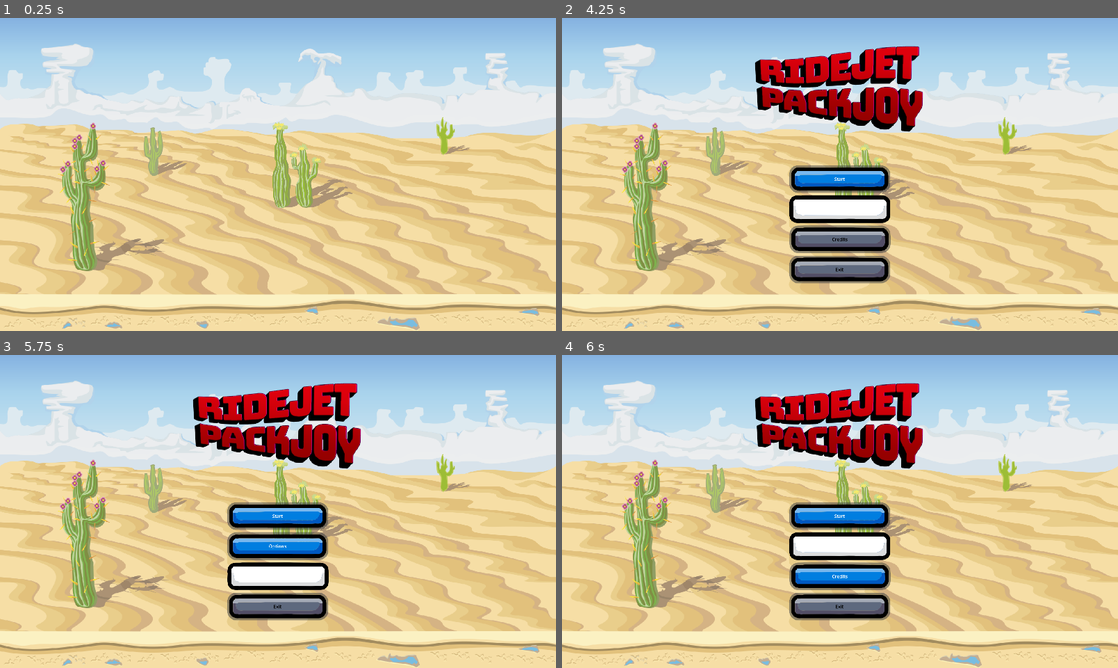
Above: before the commit, frames 1-4 (two rows, left to right).
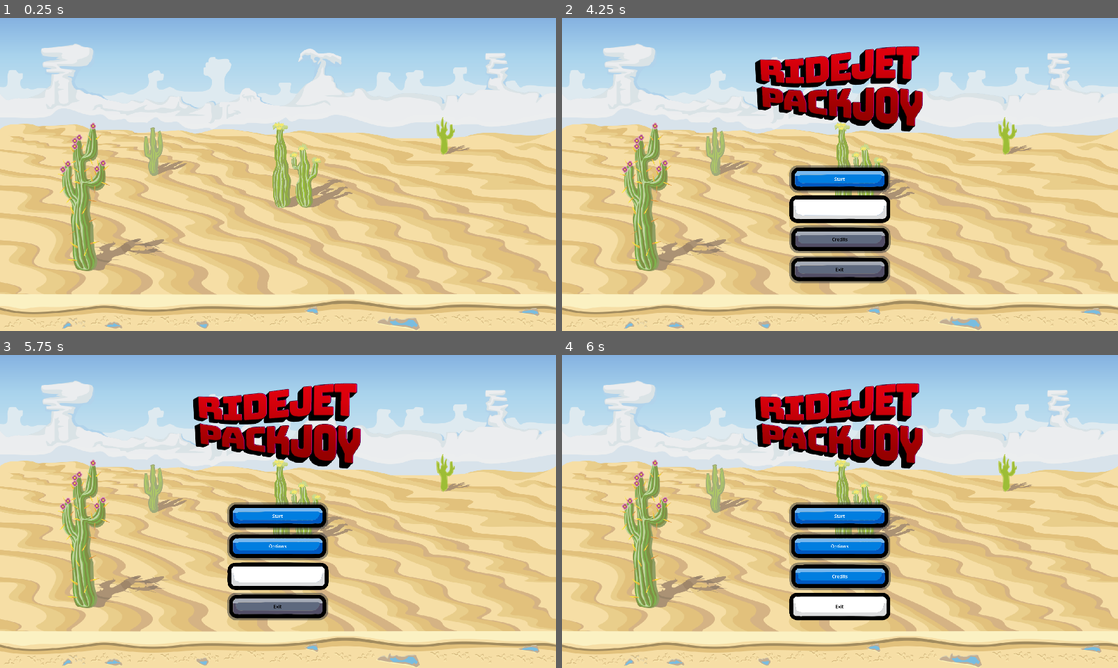
Above: after the commit, the same moments.

Repository: angelbt91/ridejet-packjoy
Game: Godot game, scene res://scenes/main_menu.tscn
The game is run twice, just before and just after one commit, with the same random seed, the same clock (stepped at 60 frames per second) and the same inputs.
Inputs (mouse positions are in pixels of both pictures, inside the frame that each line leads up to):
- Up to frame 1 (0.25 s): no input
- Up to frame 2 (4.25 s): move the mouse to (962, 158) at 0.52 s; press the mouse at (962, 158) at 0.53 s; release the mouse at (962, 158) at 1.25 s; click "Start" at 1.25 s; click "Start" at 2 s; click "Start" at 2.75 s; click "Options" at 3.5 s
- Up to frame 3 (5.75 s): click "Credits" at 4.25 s; move the mouse to (166, 527) at 5.02 s; click (166, 527) at 5.1 s
- Up to frame 4 (6 s): move the mouse to (895, 442) at 5.77 s; hold Mouse wheel down (UI-Down) from 5.78 s (still down)

Frames 1-3 are identical in both runs. In frame 4, 2.7% of the frame differs, in the area x 40-59%, y 56-85%.

Commit message:
Add main menu buttons SFX when selecting them

Diff:
--- a/scenes/main_menu.tscn
+++ b/scenes/main_menu.tscn
@@ -1,9 +1,10 @@
-[gd_scene load_steps=28 format=3 uid="uid://vlxcu06cqdh3"]
+[gd_scene load_steps=29 format=3 uid="uid://vlxcu06cqdh3"]
 
 [ext_resource type="Script" uid="uid://b2qg5wokg4dmu" path="res://scripts/main_menu/main_menu.gd" id="1_bqqt6"]
 [ext_resource type="Texture2D" uid="uid://8wa3mgc5nvh4" path="res://sprites/ui/title.png" id="1_l6cm7"]
 [ext_resource type="Texture2D" uid="uid://crwrcgbb0gh3a" path="res://sprites/backgrounds/4/background.png" id="2_8ln24"]
 [ext_resource type="PackedScene" uid="uid://dxhd6bsy24xeh" path="res://scenes/bg_music.tscn" id="2_bqqt6"]
+[ext_resource type="AudioStream" uid="uid://diq45ty3ctarm" path="res://sounds/ui-hover.mp3" id="4_rcqid"]
 [ext_resource type="Theme" uid="uid://ctdokwla7g3xu" path="res://themes/ui.tres" id="4_wu84c"]
 [ext_resource type="Texture2D" uid="uid://bgjmkpjdmyrom" path="res://sprites/ui/Icon_Small_Blank_Arrow.svg" id="6_rtw2f"]
 [ext_resource type="Script" uid="uid://da6migmjw87rb" path="res://scripts/state_machine.gd" id="7_tbmy8"]
@@ -283,7 +284,12 @@
 [node name="Camera2D" type="Camera2D" parent="."]
 
 [node name="BgMusic" parent="." instance=ExtResource("2_bqqt6")]
+volume_db = -10.0
 autoplay = false
+
+[node name="UiHoverButton" type="AudioStreamPlayer2D" parent="."]
+stream = ExtResource("4_rcqid")
+volume_db = 8.0
 
 [node name="TitleControl" type="Control" parent="."]
 layout_mode = 3
@@ -444,3 +450,8 @@
 
 [node name="QuitSelectedState" type="Node" parent="MenuArrow/MenuArrowStateMachine"]
 script = ExtResource("12_rcqid")
+
+[connection signal="mouse_entered" from="StartButtonControl/StartButton" to="MenuArrow/MenuArrowStateMachine/StartSelectedState" method="_on_start_button_mouse_entered"]
+[connection signal="mouse_entered" from="OptionsButtonControl/OptionsButton" to="MenuArrow/MenuArrowStateMachine/OptionsSelectedState" method="_on_options_button_mouse_entered"]
+[connection signal="mouse_entered" from="CreditsButtonControl/CreditsButton" to="MenuArrow/MenuArrowStateMachine/CreditsSelectedState" method="_on_credits_button_mouse_entered"]
+[connection signal="mouse_entered" from="QuitButtonControl/QuitButton" to="MenuArrow/MenuArrowStateMachine/QuitSelectedState" method="_on_quit_button_mouse_entered"]
--- /dev/null
+++ b/scripts/main_menu/button_state_base.gd
@@ -0,0 +1,19 @@
+class_name ButtonStateBase extends StateBase
+
+@onready var global_state_machine: StateMachine = $"../../MenuArrowStateMachine"
+@onready var ui_hover_button: AudioStreamPlayer2D = $"../../../UiHoverButton"
+
+func handle_button_focus_grab(button: Button) -> void:
+	button.grab_focus()
+
+func handle_button_focus_release(button: Button) -> void:
+	ui_hover_button.play()
+	button.release_focus()
+
+func handle_mouse_hover() -> void:
+	var is_animating = global_state_machine.current_state.name == "AnimatingInState"
+	var is_already_in_state = global_state_machine.current_state.name == self.name
+	if is_animating or is_already_in_state:
+		return
+
+	global_state_machine.change_to(self.name)
--- a/scripts/main_menu/credits_selected_state.gd
+++ b/scripts/main_menu/credits_selected_state.gd
@@ -1,15 +1,19 @@
-extends StateBase
+extends ButtonStateBase
 
 @onready var credits_button: Button = $"../../../CreditsButtonControl/CreditsButton"
+@onready var menu_arrow_state_machine: StateMachine = $".."
 
 func start() -> void:
-	credits_button.grab_focus()
+	handle_button_focus_grab(credits_button)
 
 func end() -> void:
-	credits_button.release_focus()
+	handle_button_focus_release(credits_button)
 
 func on_input(event: InputEvent) -> void:
 	if Input.is_action_pressed("UI-Up"):
 		state_machine.change_to("OptionsSelectedState")
 	if Input.is_action_pressed("UI-Down"):
 		state_machine.change_to("QuitSelectedState")
+
+func _on_credits_button_mouse_entered() -> void:
+	handle_mouse_hover()
--- a/scripts/main_menu/options_selected_state.gd
+++ b/scripts/main_menu/options_selected_state.gd
@@ -1,15 +1,19 @@
-extends StateBase
+extends ButtonStateBase
 
 @onready var options_button: Button = $"../../../OptionsButtonControl/OptionsButton"
+@onready var menu_arrow_state_machine: StateMachine = $".."
 
 func start() -> void:
-	options_button.grab_focus()
+	handle_button_focus_grab(options_button)
 
 func end() -> void:
-	options_button.release_focus()
+	handle_button_focus_release(options_button)
 
 func on_input(event: InputEvent) -> void:
 	if Input.is_action_pressed("UI-Up"):
 		state_machine.change_to("StartSelectedState")
 	if Input.is_action_pressed("UI-Down"):
 		state_machine.change_to("CreditsSelectedState")
+
+func _on_options_button_mouse_entered() -> void:
+	handle_mouse_hover()
--- a/scripts/main_menu/quit_selected_state.gd
+++ b/scripts/main_menu/quit_selected_state.gd
@@ -1,12 +1,13 @@
-extends StateBase
+extends ButtonStateBase
 
 @onready var quit_button: Button = $"../../../QuitButtonControl/QuitButton"
+@onready var parent_state_machine: StateMachine = $".."
 
 func start() -> void:
-	quit_button.grab_focus()
+	handle_button_focus_grab(quit_button)
 
 func end() -> void:
-	quit_button.release_focus()
+	handle_button_focus_release(quit_button)
 
 func on_input(event: InputEvent) -> void:
 	if Input.is_action_pressed("UI-Up"):
@@ -14,7 +15,11 @@
 	if Input.is_action_pressed("UI-Down"):
 		state_machine.change_to("StartSelectedState")
 	if Input.is_action_pressed("UI-Confirm"):
+		ui_hover_button.play()
 		quit_button.release_focus()
 		quit_button.button_pressed = true
 		await get_tree().create_timer(0.1).timeout # to have time to see the button as pressed
 		get_tree().quit()
+
+func _on_quit_button_mouse_entered() -> void:
+	handle_mouse_hover()
--- a/scripts/main_menu/start_selected_state.gd
+++ b/scripts/main_menu/start_selected_state.gd
@@ -1,15 +1,18 @@
-extends StateBase
+extends ButtonStateBase
 
 @onready var start_button: Button = $"../../../StartButtonControl/StartButton"
 
 func start() -> void:
-	start_button.grab_focus()
+	handle_button_focus_grab(start_button)
 
 func end() -> void:
-	start_button.release_focus()
+	handle_button_focus_release(start_button)
 
 func on_input(event: InputEvent) -> void:
 	if Input.is_action_pressed("UI-Up"):
 		state_machine.change_to("QuitSelectedState")
 	if Input.is_action_pressed("UI-Down"):
 		state_machine.change_to("OptionsSelectedState")
+
+func _on_start_button_mouse_entered() -> void:
+	handle_mouse_hover()
Not shown, added: scripts/main_menu/button_state_base.gd.uid
Not shown, added: sounds/ui-hover.mp3.import
Not shown, added: sounds/ui-hover.mp3
